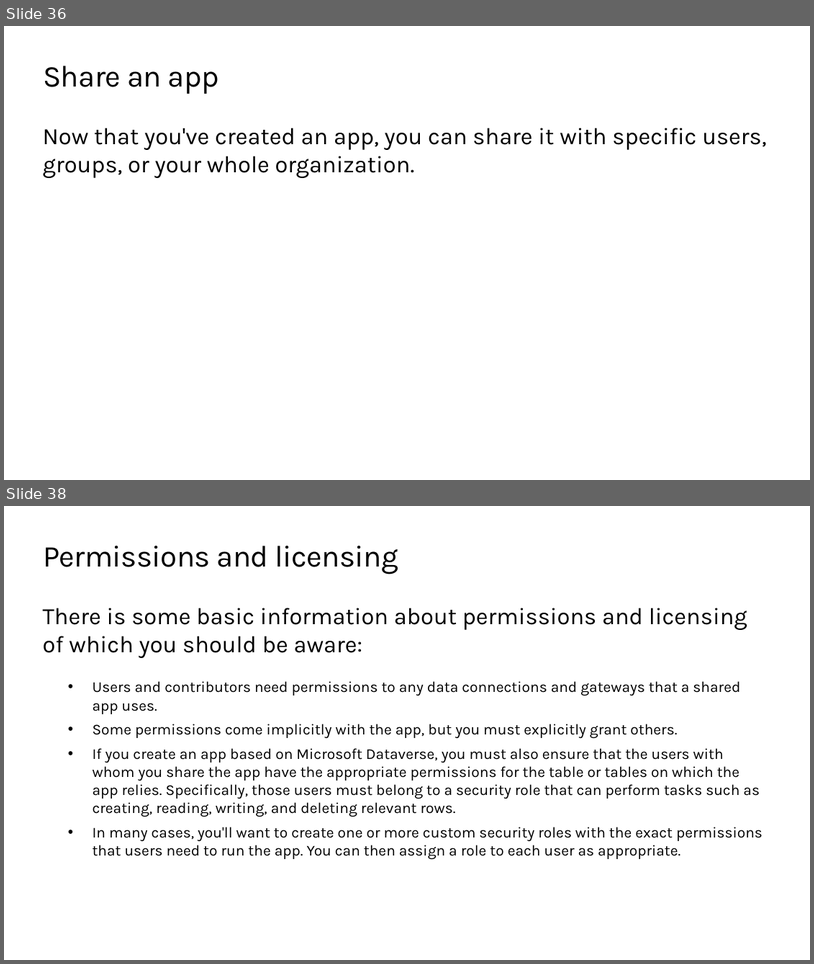
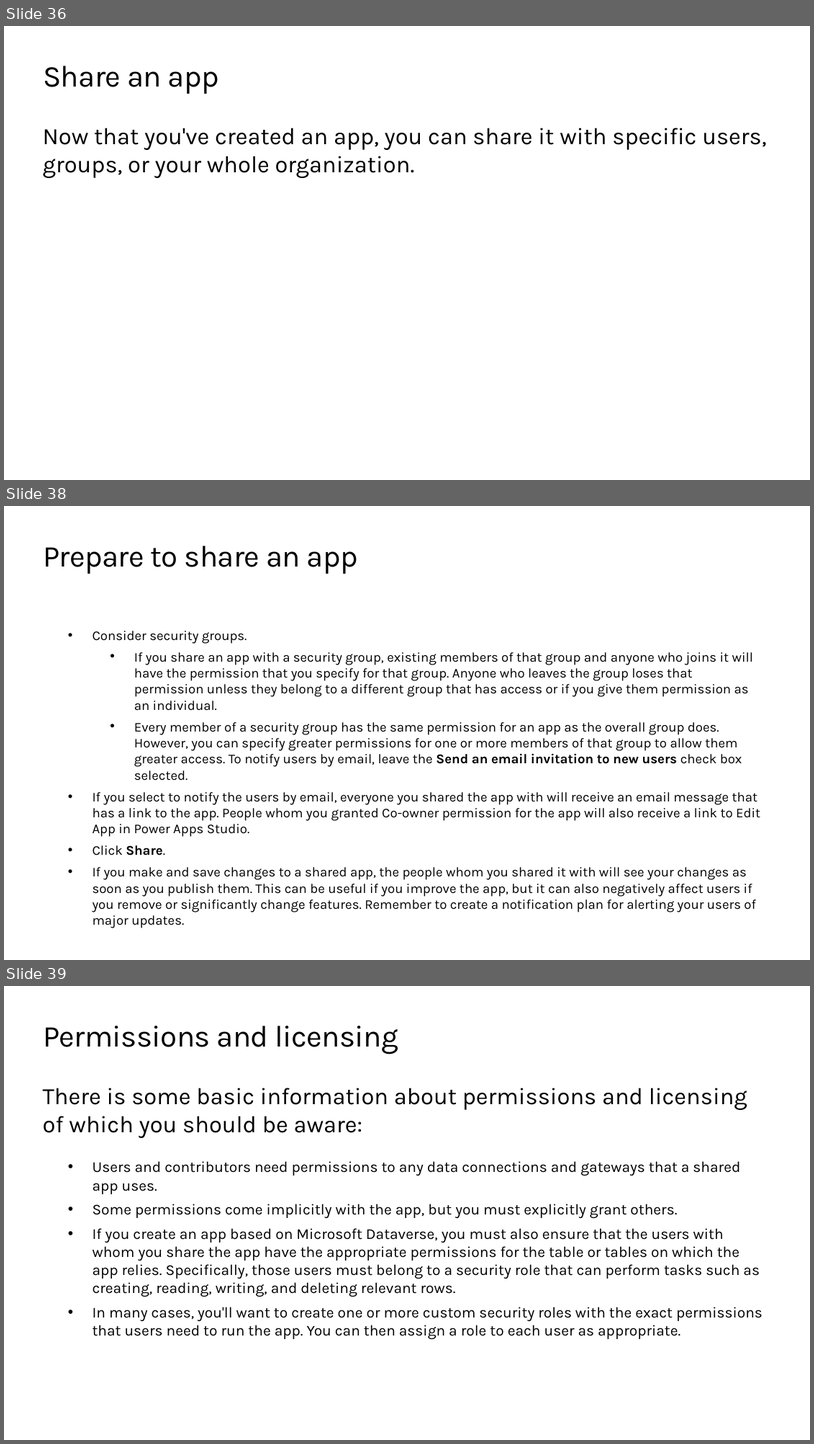
Before and after one commit to microsoft/workshop-library, a slide deck: full/power-platform-canvas-app/slides.pptx. Shown one above the other, each under a label of ours: slides 36 and 38 before the commit, slides 36, 38 and 39 after it; the slides between them are not shown. The pictures are 814x964 and 814x1444 pixels, drawn with LibreOffice and Linux fonts; fonts in the diff are those of the drawing; background and template pictures are left out. Boxes give left, top, right and bottom in pixels: in the first picture for what was removed or moved away, otherwise in the second. Text is boxed around its words. In the diff, an @@ line names an element or a change of style, - is before the commit and + after.

```diff
--- a/full/power-platform-canvas-app/slides.pptx
+++ b/full/power-platform-canvas-app/slides.pptx
@@ slide 38 added at (x1=4, y1=506, x2=810, y2=960), background #FFFFFF @@
@@ title added at (x1=43, y1=546, x2=358, y2=574), 36 pt, text #000000 @@
+Prepare to share an app
@@ text added at (x1=93, y1=631, x2=761, y2=928), 16 pt, text #000000 @@
+• Consider security groups.
+  • If you share an app with a security group, existing members of that group and anyone who joins it will have the permission that you specify for that group. Anyone who leaves the group loses that permission unless they belong to a different group that has access or if you give them permission as an individual.
+  • Every member of a security group has the same permission for an app as the overall group does. However, you can specify greater permissions for one or more members of that group to allow them greater access. To notify users by email, leave the Send an email invitation to new users check box selected.
+• If you select to notify the users by email, everyone you shared the app with will receive an email message that has a link to the app. People whom you granted Co-owner permission for the app will also receive a link to Edit App in Power Apps Studio.
+• Click Share.
+• If you make and save changes to a shared app, the people whom you shared it with will see your changes as soon as you publish them. This can be useful if you improve the app, but it can also negatively affect users if you remove or significantly change features. Remember to create a notification plan for alerting your users of major updates.
@@ what was slide 38 is now slide 39 @@
```
Also in this commit, not shown: 5 slides changed, 3 slides removed.
